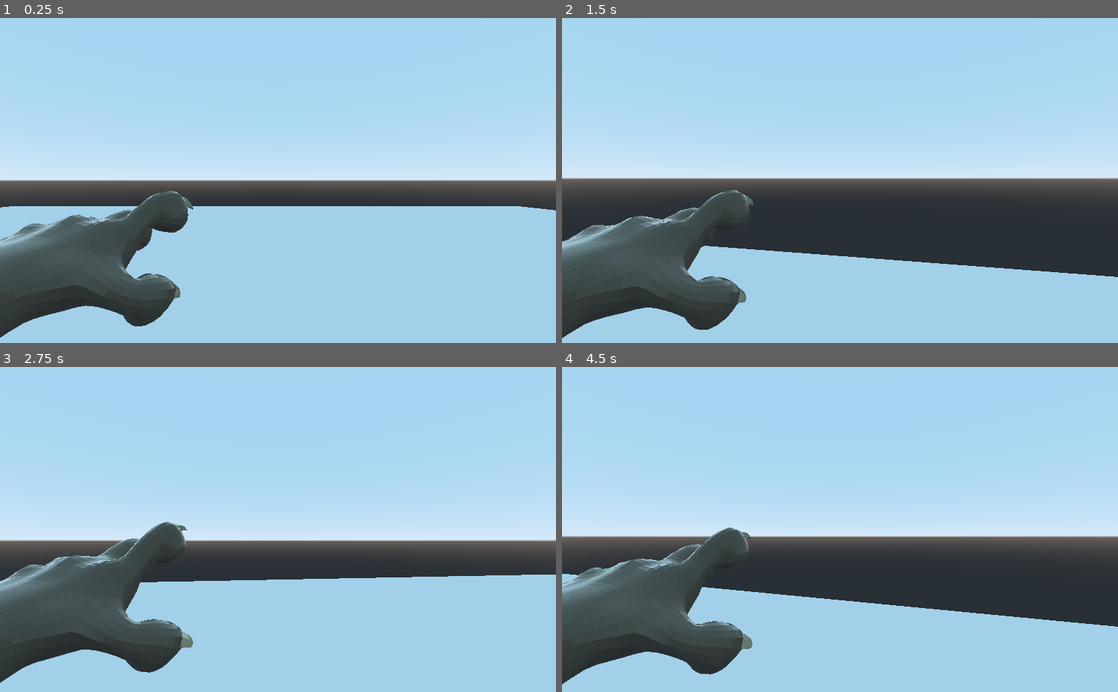
Above: before the commit, frames 1-4 (two rows, left to right).
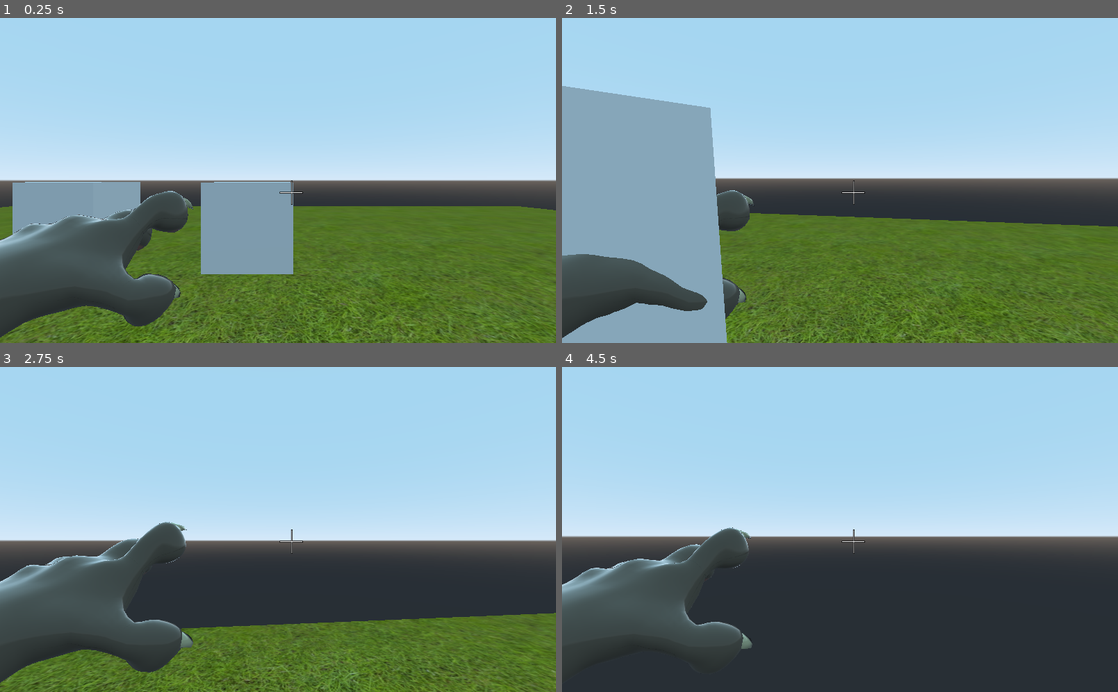
Above: after the commit, the same moments.

Repository: smekbo/godot-wild-jam-50
Game: Godot game, scene res://scenes/Main.tscn
Two runs of this game, one before a commit and one after it. Both use one fixed random seed, a clock stepped at 60 frames per second and the inputs below.
Inputs (mouse positions are in pixels of both pictures, inside the frame that each line leads up to):
- Up to frame 1 (0.25 s): no input
- Up to frame 2 (1.5 s): move the mouse to (867, 180) at 0.52 s; hold W (movement_forward) from 0.53 s (still down); tap Space (movement_jump) at 0.77 s; move the mouse to (812, 180) at 1.27 s
- Up to frame 3 (2.75 s): keep holding W (movement_forward); tap Space (movement_jump) at 1.52 s; move the mouse to (289, 523) at 2.02 s
- Up to frame 4 (4.5 s): keep holding W (movement_forward); move the mouse to (834, 536) at 2.77 s; tap Space (movement_jump) at 3.02, 3.77 s; move the mouse to (878, 532) at 3.52 s; move the mouse to (795, 526) at 4.27 s

The runs differ from the first frame. In frame 1, 36% of the frame differs, in the area x 0-100%, y 50-100%; in frame 2, 44%, in the area x 0-100%, y 20-100%; in frame 3, 28%; in frame 4, 21%.

Commit message:
raycasting

Diff:
--- a/scenes/Main.tscn
+++ b/scenes/Main.tscn
@@ -1,9 +1,16 @@
-[gd_scene load_steps=5 format=2]
+[gd_scene load_steps=8 format=2]
 
 [ext_resource path="res://scenes/Player.tscn" type="PackedScene" id=1]
 [ext_resource path="res://scripts/Main.gd" type="Script" id=2]
+[ext_resource path="res://assets/grass_0.png" type="Texture" id=3]
+[ext_resource path="res://scenes/box.tscn" type="PackedScene" id=4]
+
+[sub_resource type="SpatialMaterial" id=4]
+albedo_texture = ExtResource( 3 )
+uv1_scale = Vector3( 7, 7, 1 )
 
 [sub_resource type="PlaneMesh" id=1]
+material = SubResource( 4 )
 
 [sub_resource type="BoxShape" id=2]
 extents = Vector3( 1, 0.0358663, 1 )
@@ -14,12 +21,18 @@
 [node name="Player" parent="." instance=ExtResource( 1 )]
 transform = Transform( 1, 0, 0, 0, 1, 0, 0, 0, 1, -0.998831, 0.0358682, 1.36074 )
 
-[node name="StaticBody" type="StaticBody" parent="."]
+[node name="Floor" type="StaticBody" parent="."]
 transform = Transform( 20, 0, 0, 0, 1, 0, 0, 0, 20, 0, 0, 0 )
 
-[node name="MeshInstance" type="MeshInstance" parent="StaticBody"]
+[node name="MeshInstance" type="MeshInstance" parent="Floor"]
 mesh = SubResource( 1 )
 skeleton = NodePath("../..")
 
-[node name="CollisionShape" type="CollisionShape" parent="StaticBody"]
+[node name="CollisionShape" type="CollisionShape" parent="Floor"]
 shape = SubResource( 2 )
+
+[node name="Box" parent="." instance=ExtResource( 4 )]
+transform = Transform( 1, 0, 0, 0, 1, 0, 0, 0, 1, 4.61661, 0.0358837, 8.14897 )
+
+[node name="Box2" parent="." instance=ExtResource( 4 )]
+transform = Transform( 1, 0, 0, 0, 1, 0, 0, 0, 1, -0.327912, 0.0358739, 7.4024 )
--- a/scenes/Player.tscn
+++ b/scenes/Player.tscn
@@ -1,8 +1,10 @@
-[gd_scene load_steps=5 format=2]
+[gd_scene load_steps=7 format=2]
 
 [ext_resource path="res://scripts/Player.gd" type="Script" id=1]
 [ext_resource path="res://scripts/CameraController.gd" type="Script" id=2]
 [ext_resource path="res://scenes/hand.tscn" type="PackedScene" id=3]
+[ext_resource path="res://assets/crosshair.png" type="Texture" id=4]
+[ext_resource path="res://scripts/HUD.gd" type="Script" id=5]
 
 [sub_resource type="CapsuleShape" id=1]
 
@@ -21,3 +23,25 @@
 transform = Transform( -0.2, 0, 3.01992e-08, 0, 0.2, 0, -3.01992e-08, 0, -0.2, -1, -0.4, -0.9 )
 
 [node name="hand" parent="Camera/Gun" instance=ExtResource( 3 )]
+
+[node name="AttackRayCast" type="RayCast" parent="Camera/Gun"]
+transform = Transform( 5, 0, 3.17866e-07, 0, 5, 0, -3.17866e-07, 0, 5, -5, 1.95587, -0.425895 )
+enabled = true
+cast_to = Vector3( 0, 0, 100 )
+
+[node name="HUD" type="Control" parent="."]
+anchor_right = 1.0
+anchor_bottom = 1.0
+script = ExtResource( 5 )
+
+[node name="Crosshair" type="TextureRect" parent="HUD"]
+anchor_left = 0.5
+anchor_top = 0.5
+anchor_right = 0.549
+anchor_bottom = 0.583
+margin_top = -2.0
+texture = ExtResource( 4 )
+
+[node name="RayHitting" type="Label" parent="HUD"]
+margin_right = 40.0
+margin_bottom = 14.0
--- /dev/null
+++ b/scenes/box.tscn
@@ -0,0 +1,14 @@
+[gd_scene load_steps=3 format=2]
+
+[sub_resource type="CubeMesh" id=1]
+
+[sub_resource type="BoxShape" id=2]
+
+[node name="Box" type="RigidBody"]
+transform = Transform( 1, 0, 0, 0, 1, 0, 0, 0, 1, 0, 1.0075, 0 )
+
+[node name="MeshInstance" type="MeshInstance" parent="."]
+mesh = SubResource( 1 )
+
+[node name="CollisionShape" type="CollisionShape" parent="."]
+shape = SubResource( 2 )
--- a/scripts/CameraController.gd
+++ b/scripts/CameraController.gd
@@ -2,7 +2,7 @@
 
 var lookSensitivity : float = 15.0
 var minLookAngle : float = -60.0
-var maxLookAngle : float = 30.0
+var maxLookAngle : float = 60.0
 
 var mouseDelta : Vector2 = Vector2()
 
--- /dev/null
+++ b/scripts/HUD.gd
@@ -0,0 +1,25 @@
+extends Control
+
+onready var crosshair = $Crosshair
+onready var rayHitting = $RayHitting
+
+var rayHitLast = ""
+var displayRayHitTime = 1
+var displayRayHitTimer = displayRayHitTime
+
+# Called when the node enters the scene tree for the first time.
+func _ready():
+	pass # Replace with function body.
+
+func _process(delta):
+	if displayRayHitTimer >= displayRayHitTime:
+		rayHitting.text = ""
+		rayHitLast = ""
+	if displayRayHitTimer < displayRayHitTime:
+		displayRayHitTimer += delta
+
+func updateRayHitLabel(col):
+	if (col.to_string() != rayHitLast):
+		rayHitting.text = col.to_string()
+		displayRayHitTimer = 0
+		rayHitLast = col.to_string()
--- a/scripts/Player.gd
+++ b/scripts/Player.gd
@@ -1,12 +1,13 @@
 extends KinematicBody
 
-var moveSpeed : float = 3.0
-var jumpForce : float = 10.0
+var moveSpeed : float = 6.0
+var jumpForce : float = 5.0
 var gravity : float = 15.0
 
 var vel : Vector3 = Vector3()
 
-#onready var attackRayCast = get_node("AttackRayCast")
+onready var attackRayCast = $Camera/Gun/AttackRayCast
+onready var hud = $HUD
 
 func _ready():
 	pass
@@ -41,3 +42,8 @@
 		vel.y = jumpForce
 
 	vel = move_and_slide(vel, Vector3.UP)
+
+	#Raycast
+	var collision = attackRayCast.get_collider()
+	if (collision):
+		hud.updateRayHitLabel(collision)
Binary file added: assets/crosshair.png
Binary file added: assets/grass_0.png
Not shown, added: assets/grass_0.png.import
Binary file changed: assets/hand.bin
Binary file removed: assets/hand.glb
Not shown, removed: assets/hand.glb.import
Not shown, changed: assets/hand.gltf
Not shown, changed: assets/hand.blend
Not shown, changed: assets/hand.blend1
